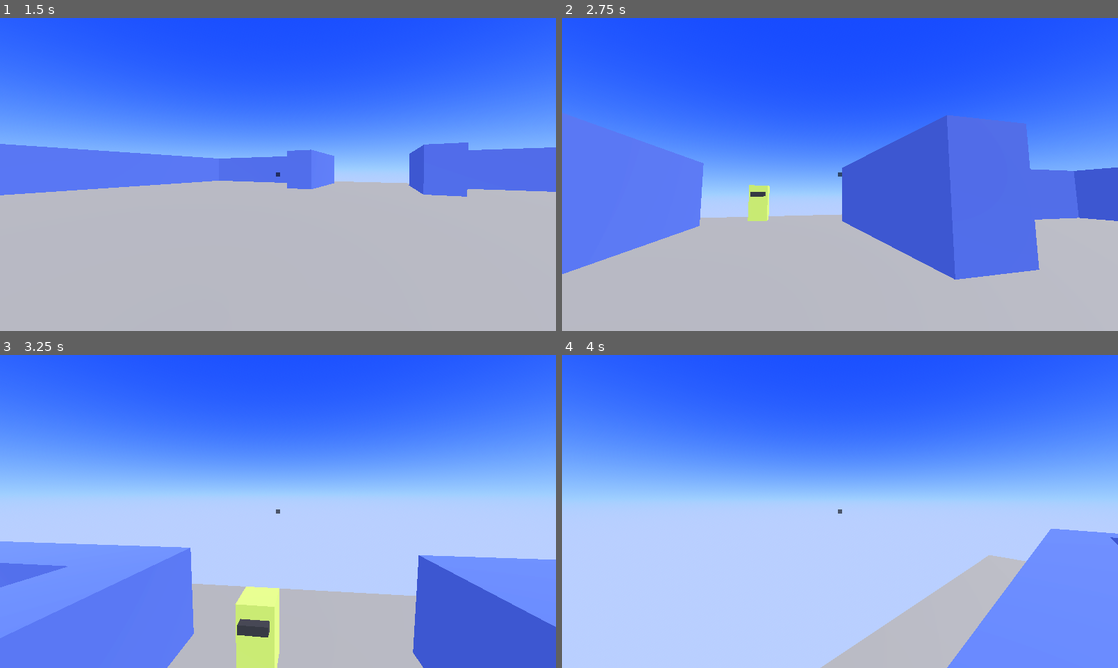
Above: before the commit, frames 1-4 (two rows, left to right).
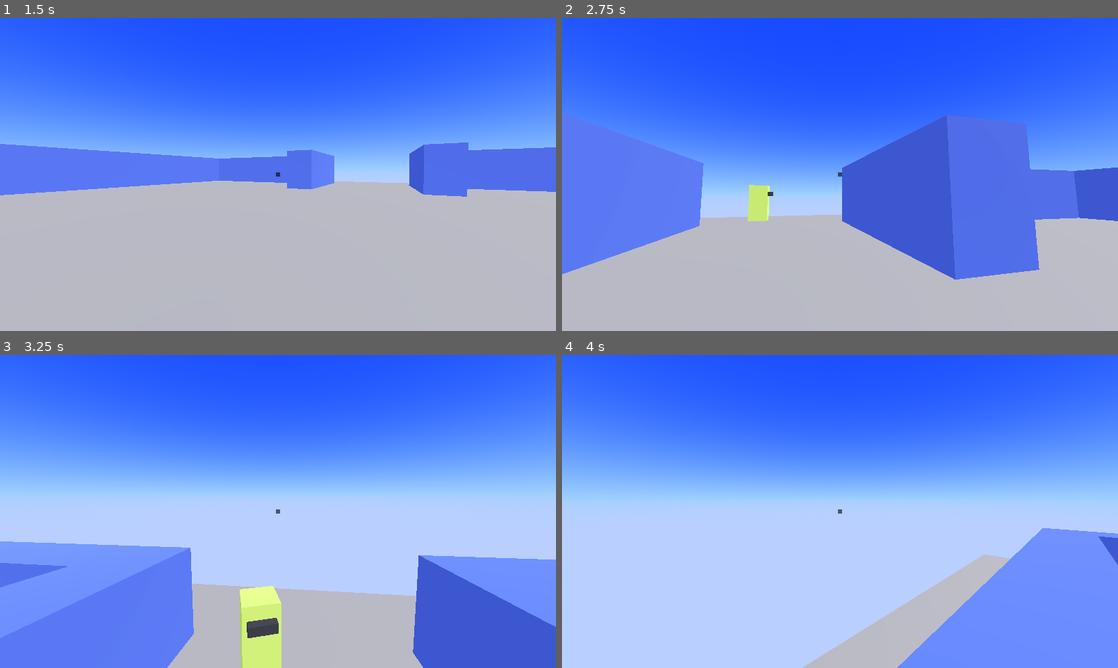
Above: after the commit, the same moments.

Repository: Skyvastern/the-aspiring-deva
Game: Godot game, scene res://main/main.tscn
Two runs of this game, one before a commit and one after it. Both use one fixed random seed, a clock stepped at 60 frames per second and the inputs below.
Inputs (mouse positions are in pixels of both pictures, inside the frame that each line leads up to):
- Up to frame 1 (1.5 s): tap Enter at 0.5 s; move the mouse to (305, 174) at 0.52 s; hold W (forward) from 0.53 s (still down); tap E (interact) at 0.6 s; tap Space (jump) at 0.77 s; move the mouse to (250, 174) at 1.27 s; tap Q (interact_detailed) at 1.35 s
- Up to frame 2 (2.75 s): keep holding W (forward); tap Space (jump) at 1.52 s; move the mouse to (851, 168) at 2.02 s; tap E (interact) at 2.1 s
- Up to frame 3 (3.25 s): keep holding W (forward); move the mouse to (272, 517) at 2.77 s; tap Q (interact_detailed) at 2.85 s; tap Space (jump) at 3.02 s
- Up to frame 4 (4 s): keep holding W (forward); move the mouse to (878, 514) at 3.52 s; tap E (interact) at 3.6 s; tap Space (jump) at 3.77 s

Frame 1 is identical in both runs. In frame 2, less than 0.1% of the frame differs, in the area x 33-38%, y 55-58%; in frame 3, 0.5%; in frame 4, 3.3%, in the area x 43-100%, y 55-100%.

Commit message:
Update npc's rotation in npc_movement

Diff:
--- a/frontend/main/npc/components/npc_movement/npc_movement.gd
+++ b/frontend/main/npc/components/npc_movement/npc_movement.gd
@@ -18,10 +18,15 @@
 
 
 func _physics_process(delta: float) -> void:
+	# Movement
 	var target_pos: Vector3 = current_waypoint.global_position
 	var dir: Vector3 = npc.global_position.direction_to(target_pos)
 	npc.global_position += dir * speed * delta
 
+	# Rotation
+	npc.target = current_waypoint
+
+	# Current Waypoint Reached
 	if npc.global_position.distance_to(target_pos) < 1:
 		wait_timer.start()
 		set_physics_process(false)
